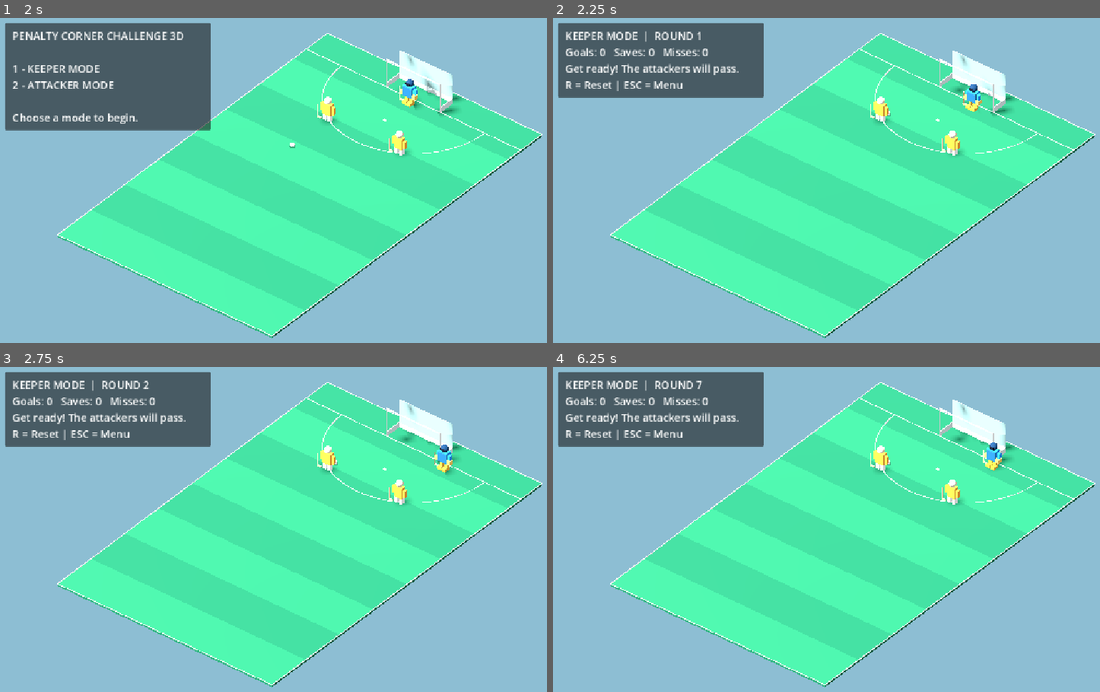
Above: before the commit, frames 1-4 (two rows, left to right).
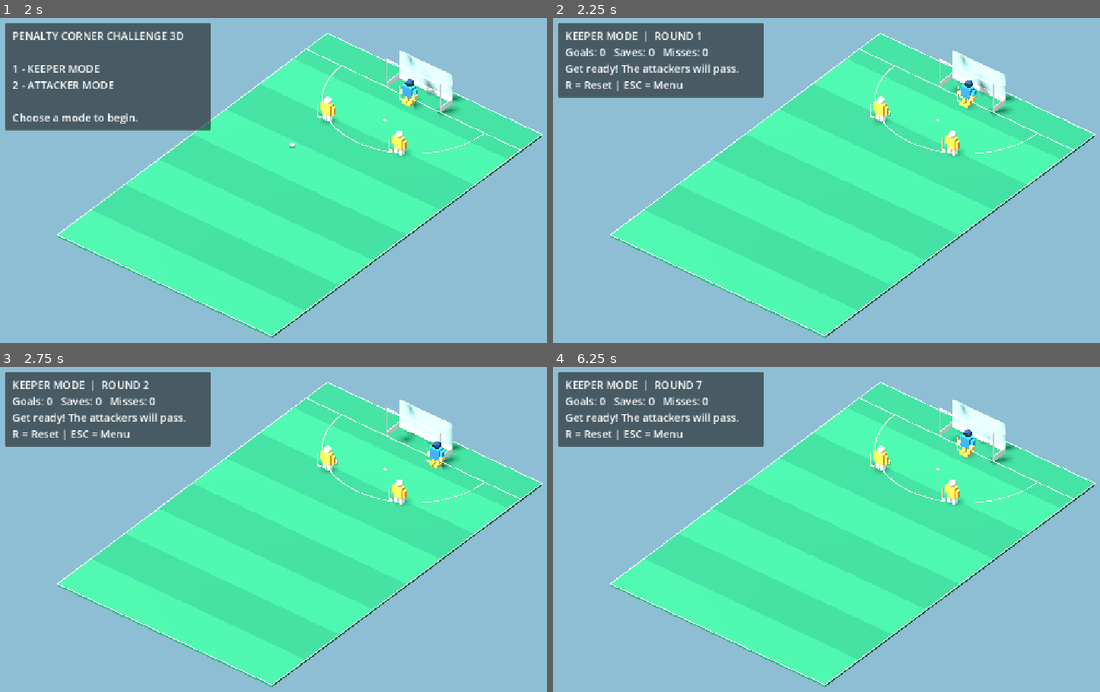
Above: after the commit, the same moments.

Repository: affarf/penalty-corner-challenge-3d
Game: Godot game, scene res://scenes/main_3d.tscn
Two runs of this game, one before a commit and one after it. Both use one fixed random seed, a clock stepped at 60 frames per second and the inputs below.
Inputs (mouse positions are in pixels of both pictures, inside the frame that each line leads up to):
- Up to frame 1 (2 s): tap Enter at 0.5 s; move the mouse to (432, 167) at 0.52 s; hold D (move_right) 0.53-1.28 s; tap R at 0.6, 1.35 s; click (432, 167) at 0.67 s; tap Space at 0.77, 1.25, 1.52 s; move the mouse to (180, 203) at 1.27 s; hold S (move_down) from 1.28 s (still down); click (180, 203) at 1.42 s
- Up to frame 2 (2.25 s): tap Enter at 2 s; move the mouse to (914, 109) at 2.02 s; release S (move_down) at 2.03 s; hold D (move_right) from 2.03 s (still down); tap 1 at 2.1 s; click (914, 109) at 2.17 s
- Up to frame 3 (2.75 s): keep holding D (move_right); tap R at 2.3 s
- Up to frame 4 (6.25 s): move the mouse to (821, 601) at 2.77 s; release D (move_right) at 2.78 s; hold W (move_up) 2.78-3.53 s; tap 2 at 2.85 s; click (821, 601) at 2.92 s; tap Space at 3.02, 3.77, 4.52, 6.02 s; tap R at 3.05, 3.8, 4.55, 5.1, 5.85 s; move the mouse to (1034, 584) at 3.52 s; hold A (move_left) 3.53-5.03 s; tap E at 3.6 s; click (1034, 584) at 3.67 s; move the mouse to (667, 480) at 4.27 s; tap 3 at 4.35 s; click (667, 480) at 4.42 s; move the mouse to (881, 532) at 5.02 s; hold S (move_down) 5.03-5.78 s; click (881, 532) at 5.17 s; move the mouse to (760, 448) at 5.77 s; hold D (move_right) from 5.78 s (still down); click (760, 448) at 5.92 s

Frame 1 is identical in both runs. In frame 2, 0.3% of the frame differs, in the area x 73-81%, y 17-29%; in frame 3, 0.3%; in frame 4, 0.5%, in the area x 73-83%, y 19-32%.

Commit message:
Add directional goalkeeper dives and timed saves

Diff:
--- a/scripts/players/goalkeeper_3d.gd
+++ b/scripts/players/goalkeeper_3d.gd
@@ -1,13 +1,33 @@
 
 extends "res://scripts/players/player_3d.gd"
 
-@export var movement_speed: float = 9.0
+enum SaveState {
+	READY,
+	QUICK_SAVE,
+	DIVING,
+	RECOVERING
+}
+
+@export var movement_speed: float = 7.0
+@export var dive_distance: float = 2.4
+@export var dive_duration: float = 0.28
+@export var quick_save_duration: float = 0.24
+@export var recovery_duration: float = 0.55
+
 @export var min_x: float = -11.0
 @export var max_x: float = 11.0
 @export var min_z: float = -18.0
 @export var max_z: float = 17.0
 
 var player_controlled: bool = true
+var save_state: SaveState = SaveState.READY
+
+var last_move_direction: Vector2 = Vector2.RIGHT
+var action_timer: float = 0.0
+
+var dive_origin: Vector3
+var dive_target: Vector3
+var dive_direction: Vector2 = Vector2.RIGHT
 
 
 func _ready() -> void:
@@ -17,6 +37,9 @@
 
 
 func _physics_process(delta: float) -> void:
+	update_save_state(delta)
+	update_save_visuals(delta)
+
 	if not player_controlled:
 		return
 
@@ -27,8 +50,145 @@
 		"move_down"
 	)
 
+	if direction.length() > 0.1:
+		last_move_direction = direction.normalized()
+
+	if save_state != SaveState.READY:
+		return
+
 	position.x += direction.x * movement_speed * delta
 	position.z += direction.y * movement_speed * delta
 
 	position.x = clampf(position.x, min_x, max_x)
 	position.z = clampf(position.z, min_z, max_z)
+
+
+func _unhandled_input(event: InputEvent) -> void:
+	if not player_controlled:
+		return
+
+	if save_state != SaveState.READY:
+		return
+
+	if event is InputEventMouseButton:
+		if not event.pressed:
+			return
+
+		if event.button_index == MOUSE_BUTTON_LEFT:
+			start_quick_save()
+
+		elif event.button_index == MOUSE_BUTTON_RIGHT:
+			start_dive()
+
+
+func start_quick_save() -> void:
+	save_state = SaveState.QUICK_SAVE
+	action_timer = quick_save_duration
+
+
+func start_dive() -> void:
+	save_state = SaveState.DIVING
+	action_timer = 0.0
+
+	dive_origin = position
+	dive_direction = last_move_direction
+
+	dive_target = position + Vector3(
+		dive_direction.x * dive_distance,
+		0.0,
+		dive_direction.y * dive_distance
+	)
+
+	dive_target.x = clampf(dive_target.x, min_x, max_x)
+	dive_target.z = clampf(dive_target.z, min_z, max_z)
+
+
+func update_save_state(delta: float) -> void:
+	match save_state:
+		SaveState.READY:
+			pass
+
+		SaveState.QUICK_SAVE:
+			action_timer -= delta
+			if action_timer <= 0.0:
+				start_recovery()
+
+		SaveState.DIVING:
+			action_timer += delta
+
+			var t: float = clampf(
+				action_timer / maxf(dive_duration, 0.01),
+				0.0,
+				1.0
+			)
+
+			position = dive_origin.lerp(
+				dive_target,
+				t
+			)
+
+			if t >= 1.0:
+				start_recovery()
+
+		SaveState.RECOVERING:
+			action_timer -= delta
+
+			if action_timer <= 0.0:
+				save_state = SaveState.READY
+
+
+func start_recovery() -> void:
+	save_state = SaveState.RECOVERING
+	action_timer = recovery_duration
+
+
+func get_save_width() -> float:
+	match save_state:
+		SaveState.QUICK_SAVE:
+			return 1.4
+		SaveState.DIVING:
+			return 2.0
+		SaveState.RECOVERING:
+			return 0.0
+		_:
+			return 0.35
+
+
+func get_save_height() -> float:
+	match save_state:
+		SaveState.QUICK_SAVE:
+			return 1.5
+		SaveState.DIVING:
+			return 2.6
+		SaveState.RECOVERING:
+			return 0.0
+		_:
+			return 0.8
+
+
+func reset_keeper() -> void:
+	save_state = SaveState.READY
+	action_timer = 0.0
+	position = Vector3(0, 0, -15.5)
+
+	if visual_root != null:
+		visual_root.rotation = Vector3.ZERO
+
+
+func update_save_visuals(delta: float) -> void:
+	if visual_root == null:
+		return
+
+	var target_rotation := Vector3.ZERO
+
+	if save_state == SaveState.DIVING:
+		target_rotation.z = -dive_direction.x * 0.65
+		target_rotation.x = dive_direction.y * 0.4
+
+	elif save_state == SaveState.QUICK_SAVE:
+		target_rotation.x = -0.22
+
+	visual_root.rotation = visual_root.rotation.lerp(
+		target_rotation,
+		minf(delta * 12.0, 1.0)
+	)
--- a/scripts/practice_manager.gd
+++ b/scripts/practice_manager.gd
@@ -160,7 +160,7 @@
 	aim_x = 0.0
 	shot_height = 0.0
 
-	goalkeeper.position = Vector3(0, 0, -15.5)
+	goalkeeper.reset_keeper()
 
 	var start: Vector3 = (
 		attacker1.position + Vector3(0, 0, -1.0)
@@ -261,26 +261,56 @@
 	)
 
 
+
 func check_keeper_save() -> void:
 	var ball_pos: Vector3 = ball.position
 	var keeper_pos: Vector3 = goalkeeper.position
 
+	if ball_pos.z + ball.ball_radius < goal_z:
+		return
+
+	var save_width: float
+	var save_height: float
+
+	# Do not allow saves once the ball has fully crossed
+# behind the goal line.
+
+
+	if game_mode == GameMode.KEEPER:
+		# Human keeper must actively time saves.
+		save_width = goalkeeper.get_save_width()
+		save_height = goalkeeper.get_save_height()
+
+	else:
+		# Preserve automatic save detection for AI keeper.
+		save_width = keeper_save_width
+		save_height = keeper_save_height
+
+	if save_width <= 0.0 or save_height <= 0.0:
+		return
+
 	var close_x: bool = (
-		absf(ball_pos.x - keeper_pos.x) <= keeper_save_width
+		absf(ball_pos.x - keeper_pos.x)
+		<= save_width + ball.ball_radius
 	)
 
 	var close_z: bool = (
-		absf(ball_pos.z - keeper_pos.z) <= keeper_save_depth
-	)
-
-	var low_enough: bool = (
+		absf(ball_pos.z - keeper_pos.z)
+		<= keeper_save_depth + ball.ball_radius
+	)
+
+	var ball_bottom: float = (
 		ball.get_ball_height() - ball.ball_radius
-		<= keeper_save_height
-	)
-
-	if close_x and close_z and low_enough:
+	)
+
+	var reachable: bool = (
+		ball_bottom <= save_height
+	)
+
+	if close_x and close_z and reachable:
 		ball.stop_ball()
 		finish_round("SAVE!")
+
 
 
 func check_goal() -> String:
